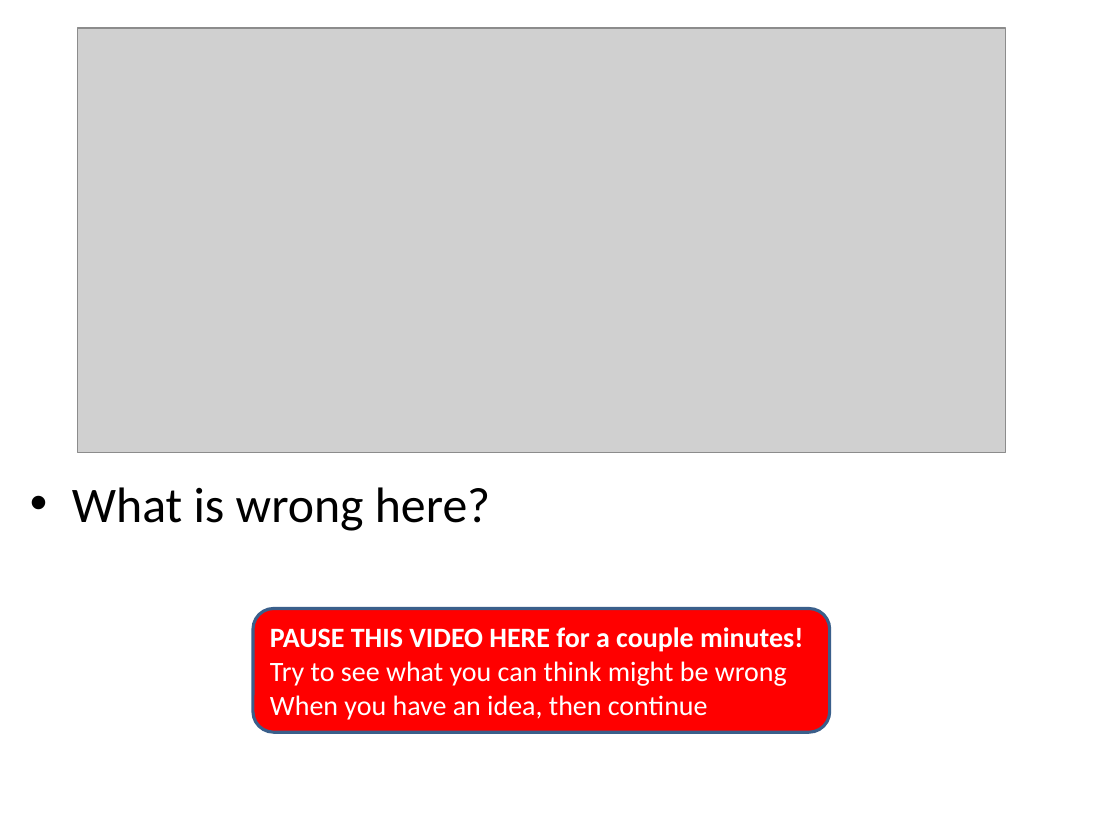
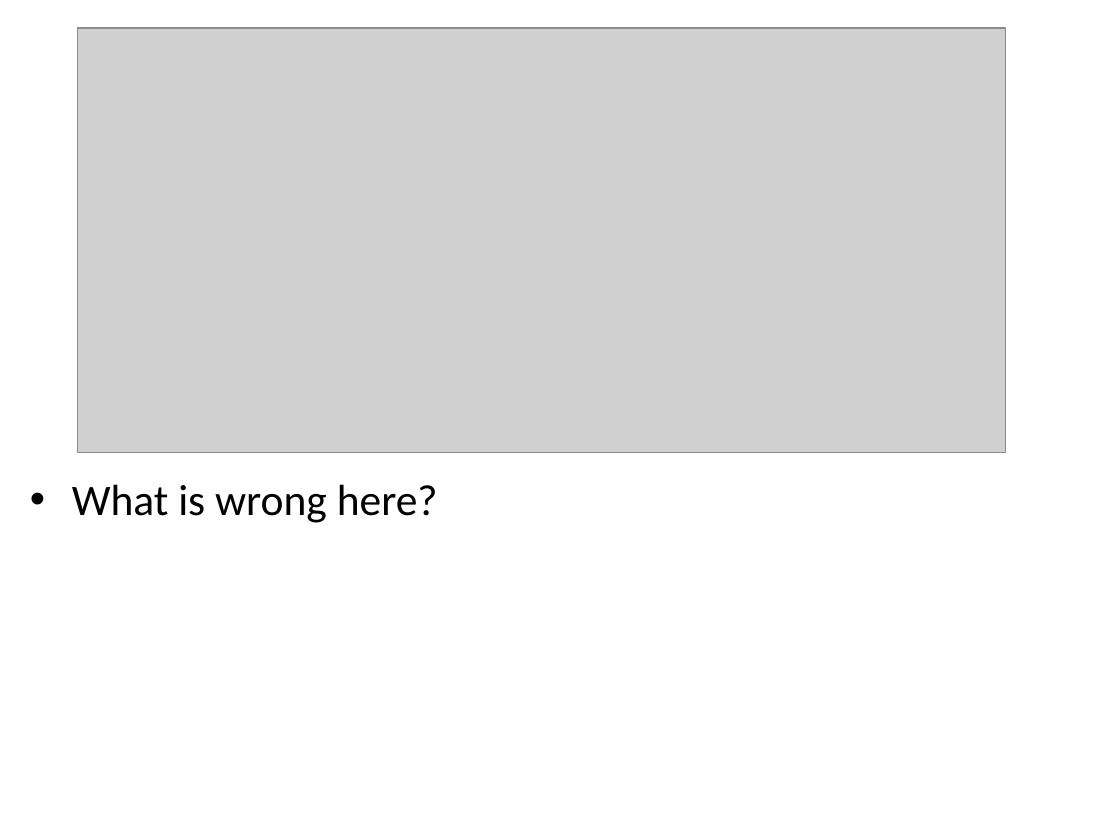
Before and after one commit to RHIT-CSSE/csse220, a slide deck: slide 32 of ClassMaterials/CohesionAndCoupling/Slides/Cohesion_And_Coupling.pptx. Drawn at 1120x840 pixels with LibreOffice and Linux fonts; fonts in the diff are those of the drawing; grey boxes stand for pictures. Boxes give left, top, right and bottom in pixels: in the first picture for what was removed or moved away, otherwise in the second. Text is boxed around its words. In the diff, an @@ line names an element or a change of style, - is before the commit and + after.

```diff
--- a/ClassMaterials/CohesionAndCoupling/Slides/Cohesion_And_Coupling.pptx
+++ b/ClassMaterials/CohesionAndCoupling/Slides/Cohesion_And_Coupling.pptx
@@ text "What is wrong here?" at bbox=[72, 484, 438, 523]: size 32 to 28 pt @@
@@ rounded rectangle removed at bbox=[253, 608, 830, 731] @@
-PAUSE THIS VIDEO HERE for a couple minutes!
-Try to see what you can think might be wrong
-When you have an idea, then continue
```
Also in this commit, not shown: 12 other slides changed, 2 slides added, 1 slide removed.
